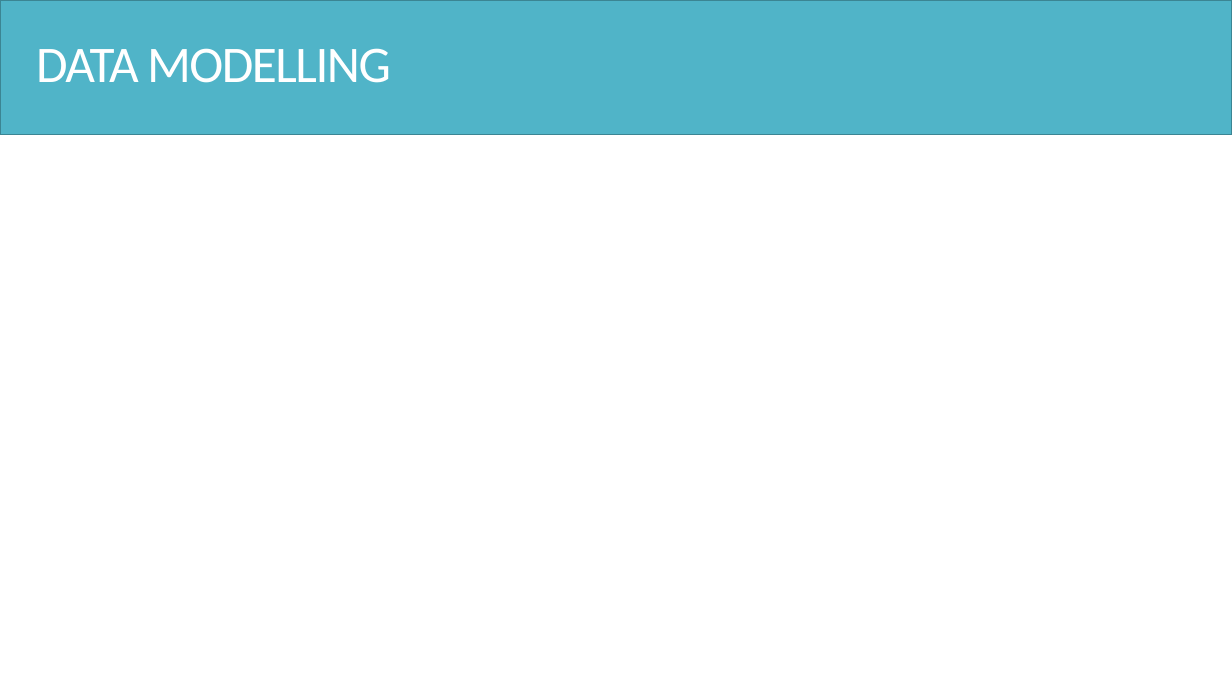
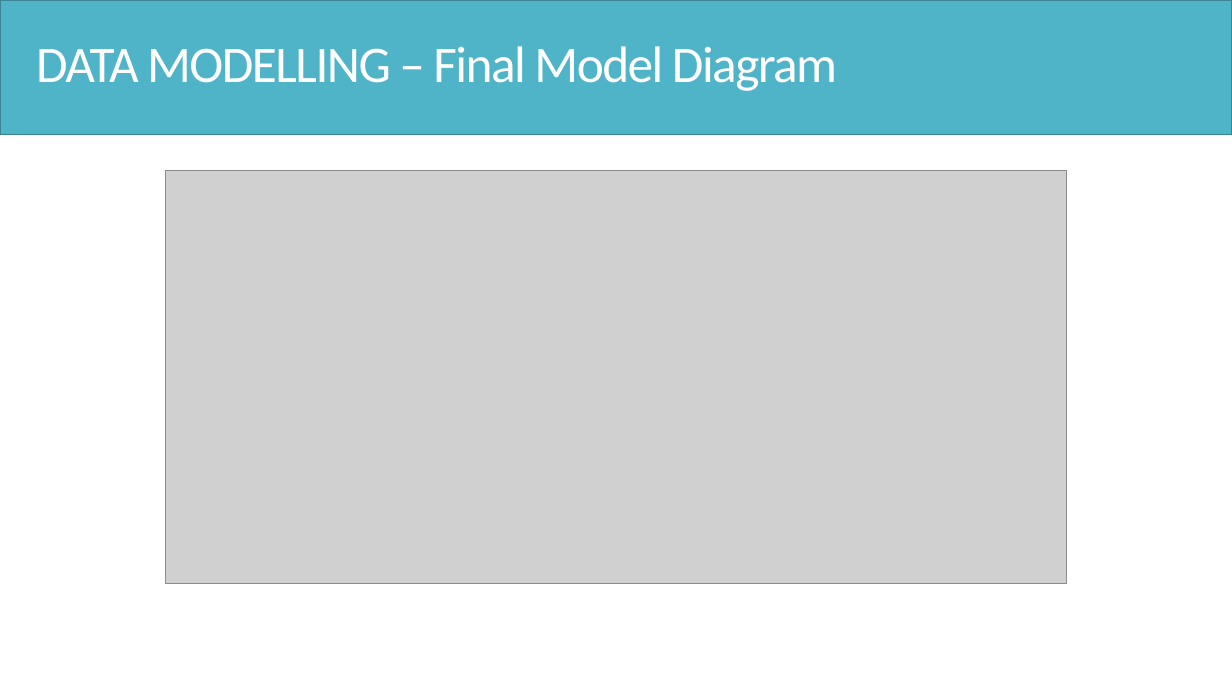
Before and after one commit to Hsgngr/dataiku_income_classification, a slide deck: slide 20 of Task_Presentation.pptx (slide 18 before the commit). Drawn at 1232x693 pixels with LibreOffice and Linux fonts; fonts in the diff are those of the drawing; grey boxes stand for pictures. Boxes give left, top, right and bottom in pixels: in the first picture for what was removed or moved away, otherwise in the second. Text is boxed around its words. In the diff, an @@ line names an element or a change of style, - is before the commit and + after.

Commit message:
presentation

```diff
--- a/Task_Presentation.pptx
+++ b/Task_Presentation.pptx
@@ text at box(36, 46, 837, 91): text changed @@
-DATA MODELLING
+DATA MODELLING – Final Model Diagram
@@ picture added at box(165, 170, 1067, 583) @@
```
Also in this commit, not shown: 3 slides added, 2 other files.
